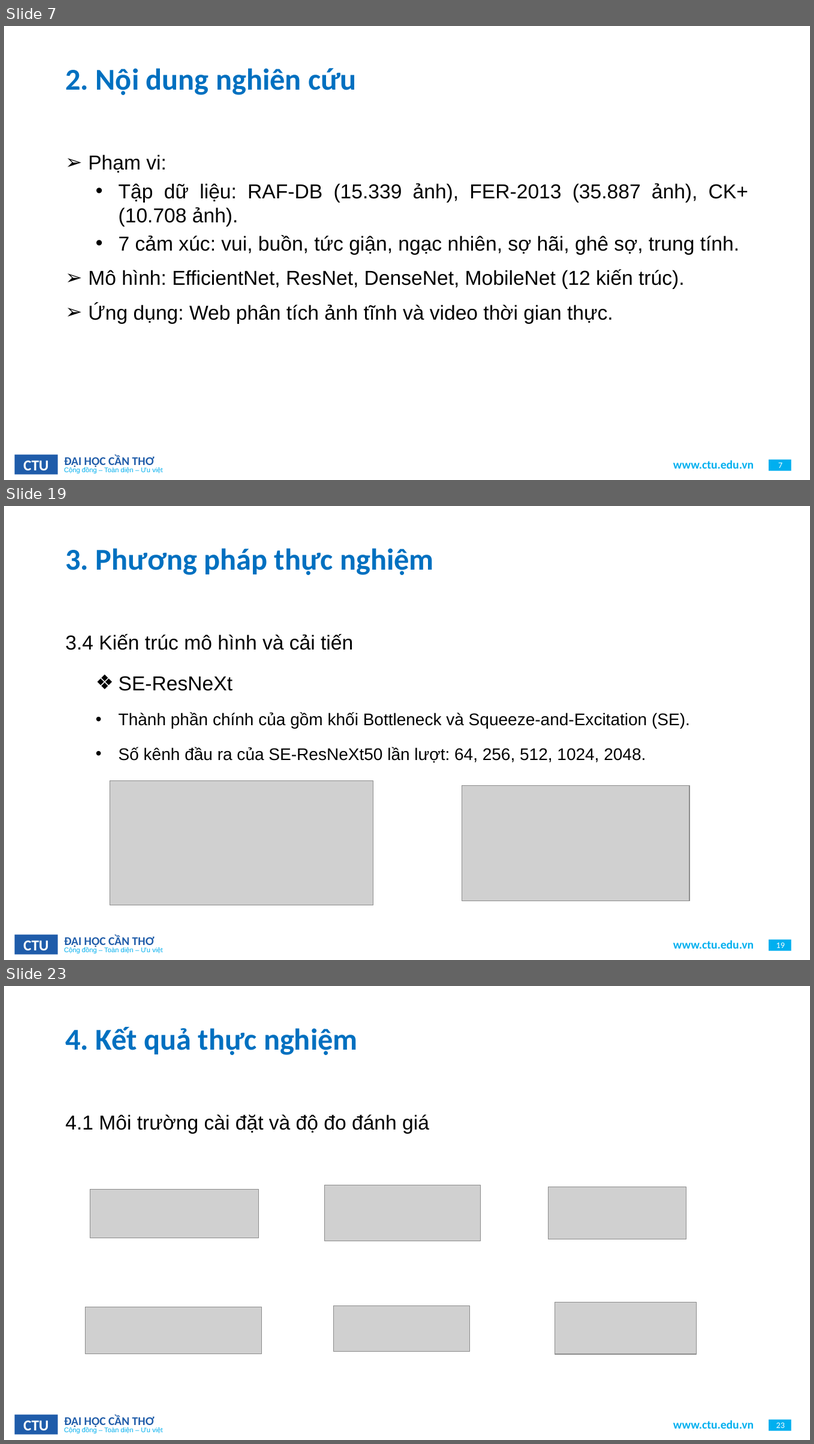
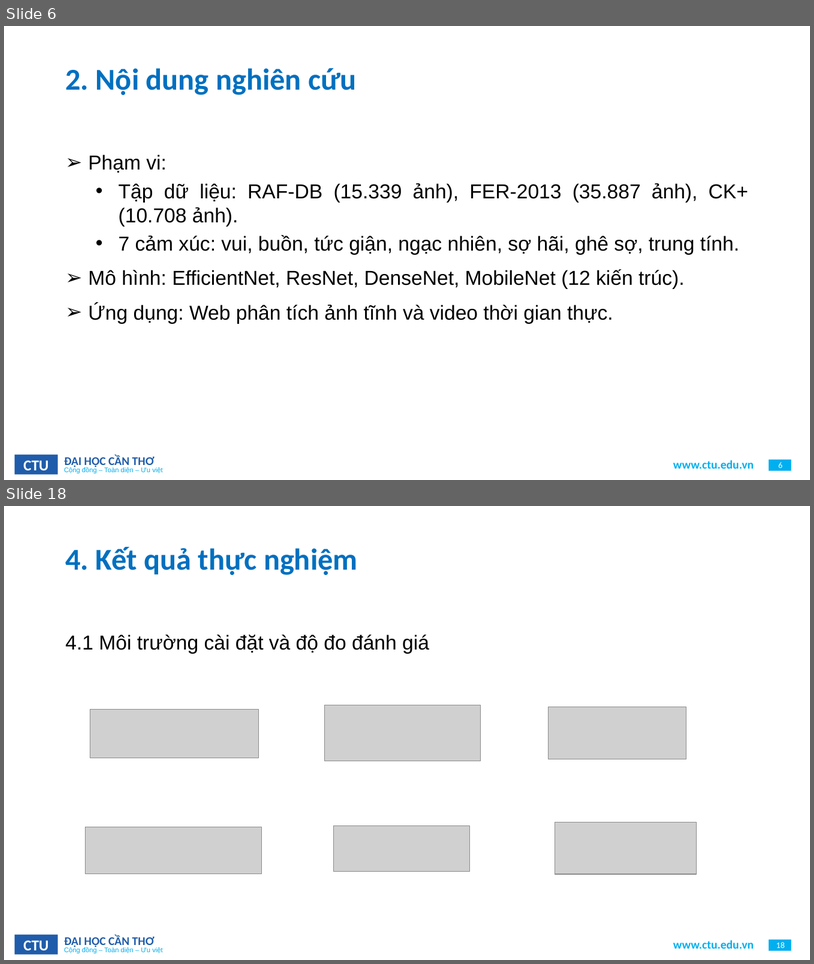
Before and after one commit to Viet0904/FER, a slide deck: BaoCao/B2111908_LuanVan.pptx. Shown one above the other, each under a label of ours: slides 7, 19 and 23 before the commit, slides 6 and 18 after it; the slides between them are not shown. The pictures are 814x1444 and 814x964 pixels, drawn with LibreOffice and Linux fonts; fonts in the diff are those of the drawing; grey boxes stand for pictures; background and template pictures are left out. Boxes give left, top, right and bottom in pixels: in the first picture for what was removed or moved away, otherwise in the second. Text is boxed around its words. In the diff, an @@ line names an element or a change of style, - is before the commit and + after.

```diff
--- a/BaoCao/B2111908_LuanVan.pptx
+++ b/BaoCao/B2111908_LuanVan.pptx
@@ slide 19 removed at (4, 506, 810, 960), background #FFFFFF; not listed: 7 template elements that a slide beside it also shows @@
@@ title removed at (65, 548, 434, 575) @@
-3. Phương pháp thực nghiệm
@@ text removed at (65, 634, 690, 763) @@
-3.4 Kiến trúc mô hình và cải tiến
-  ❖ SE-ResNeXt
-  • Thành phần chính của gồm khối Bottleneck và Squeeze-and-Excitation (SE).
-  • Số kênh đầu ra của SE-ResNeXt50 lần lượt: 64, 256, 512, 1024, 2048.
@@ picture removed at (110, 781, 374, 905) @@
@@ picture removed at (462, 786, 690, 900) @@
@@ what was slide 7 is now slide 6 @@
@@ page number at (779, 462, 783, 468): text changed @@
-7
+6
@@ what was slide 23 is now slide 18 @@
@@ page number at (777, 942, 785, 948): text changed @@
-23
+18
```
Also in this commit, not shown: 10 slides changed, 5 slides added, 9 other slides removed, 7 other files.
